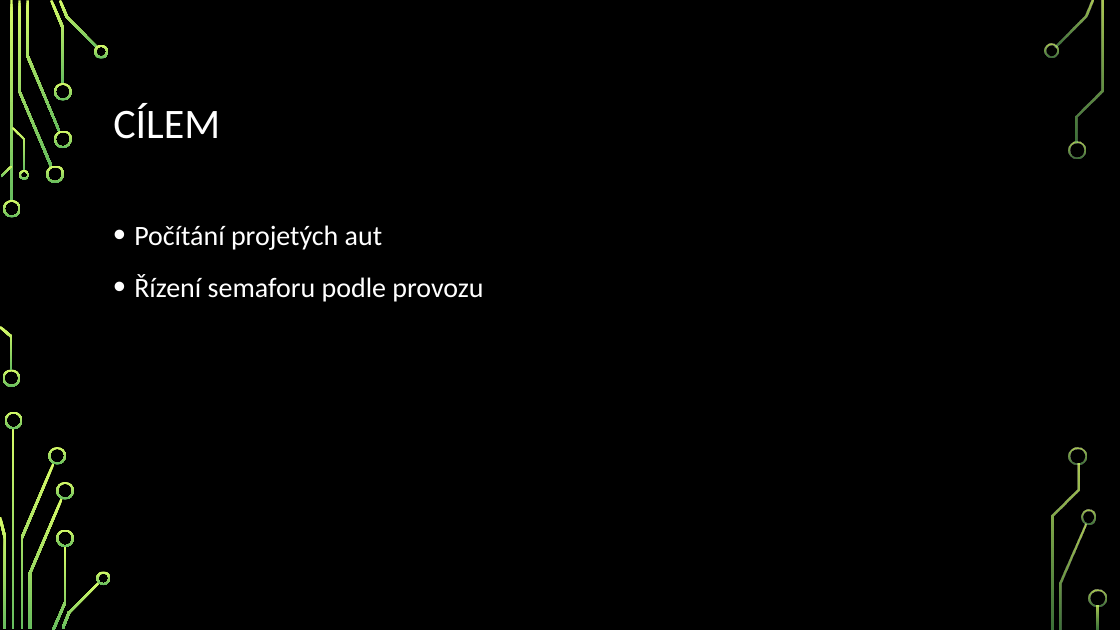
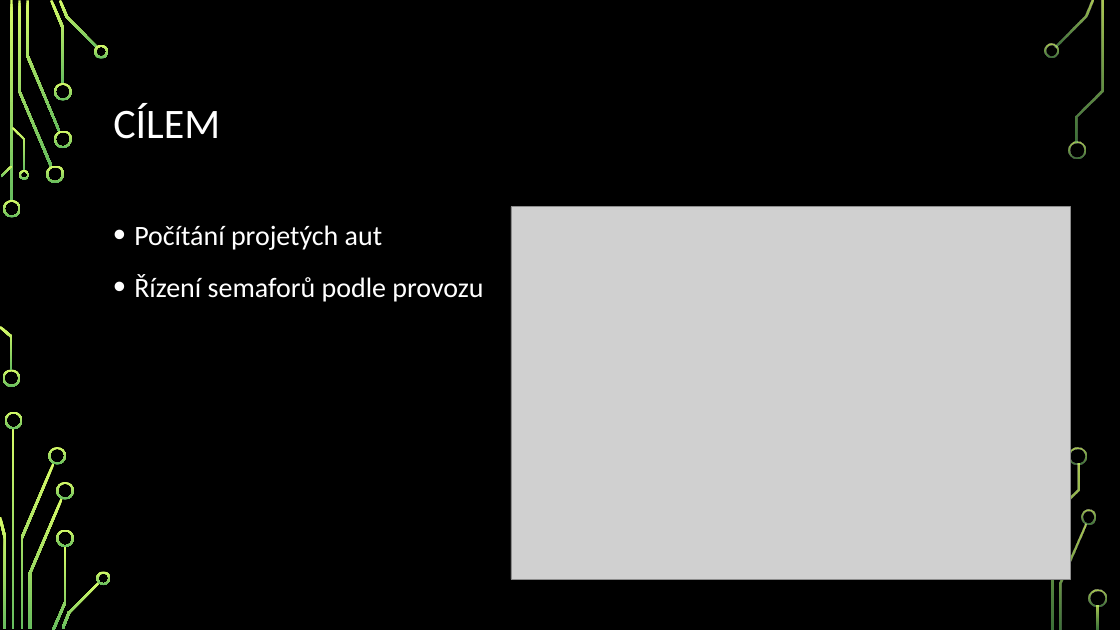
Before and after one commit to founek2/juniorhack2016, a slide deck: slide 3 of team-14/Inteligentní řízení semaforů.pptx (slide 4 before the commit). Drawn at 1120x630 pixels with LibreOffice and Linux fonts; fonts in the diff are those of the drawing; grey boxes stand for pictures; background and template pictures are left out. Boxes give left, top, right and bottom in pixels: in the first picture for what was removed or moved away, otherwise in the second. Text is boxed around its words. In the diff, an @@ line names an element or a change of style, - is before the commit and + after.

```diff
--- a/team-14/Inteligentní řízení semaforů.pptx
+++ b/team-14/Inteligentní řízení semaforů.pptx
@@ picture added at (x1=511, y1=207, x2=1070, y2=580) @@
@@ text at (x1=134, y1=274, x2=483, y2=302): text changed @@
-• Řízení semaforu podle provozu
+• Řízení semaforů podle provozu
```
Also in this commit, not shown: 2 other slides changed.
